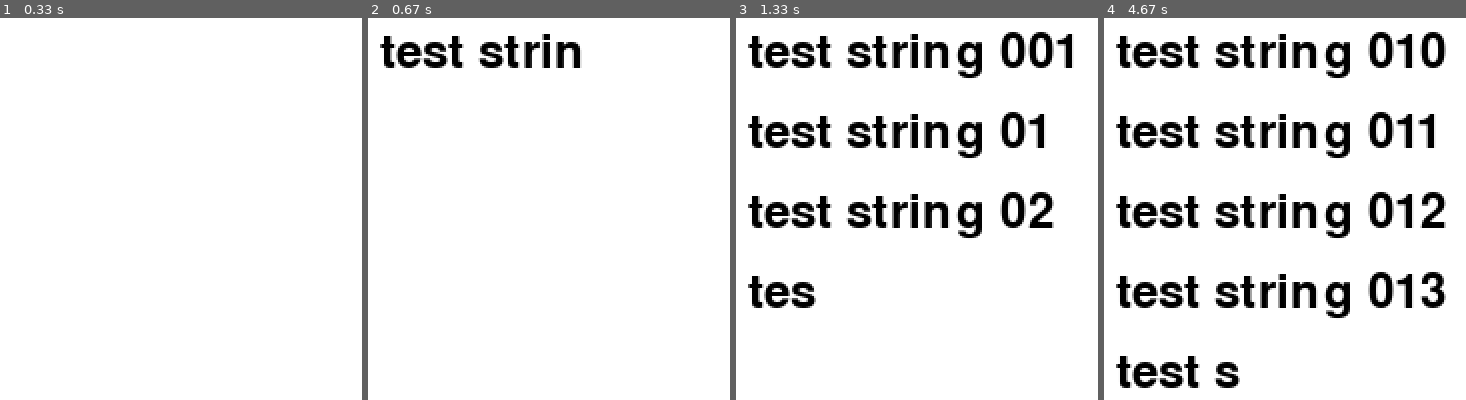
Above: before the commit, frames 1-4 (left to right).
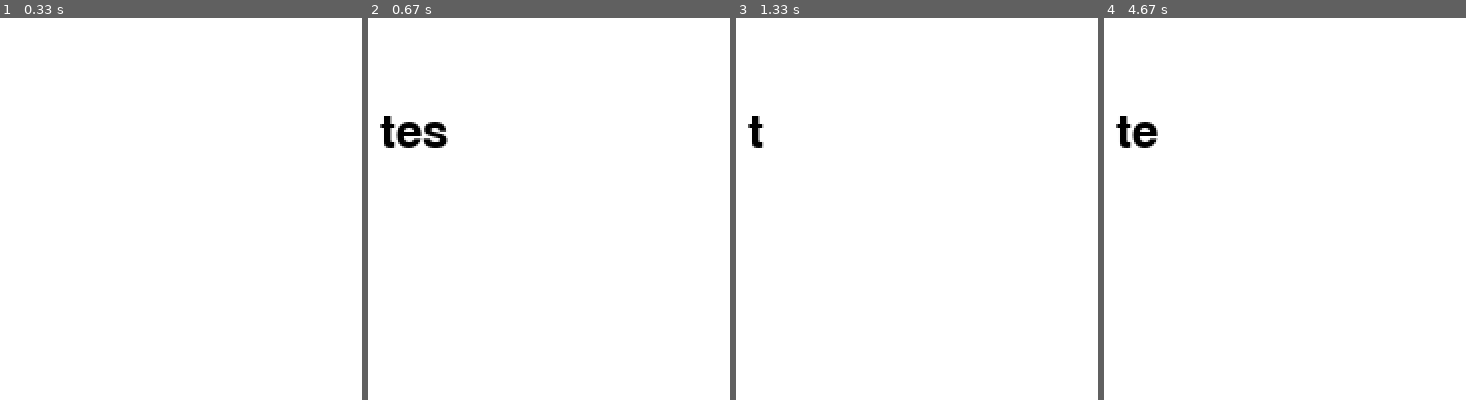
Above: after the commit, the same moments.

Repository: akeyi2018/py-game
Game: pygame game, started from Q_017/show_fix_text.py
The game is run twice, just before and just after one commit, with the same random seed, the same clock (stepped at 60 frames per second) and the same inputs.
Inputs:
- Up to frame 1 (0.33 s): no input
- Up to frame 2 (0.67 s): tap Space at 0.33 s
- Up to frame 3 (1.33 s): tap Space at 0.73, 1.03, 1.23 s
- Up to frame 4 (4.67 s): tap Space at 1.57, 1.87, 2.07, 2.37, 2.63, 2.97, 3.27, 3.4, 3.8, 4.1, 4.47 s

Frame 1 is identical in both runs. In frame 2, 3.4% of the frame differs, in the area x 3-60%, y 4-35%; in frame 3, 12%; in frame 4, 17%, in the area x 3-95%, y 3-97%.

Commit message:
add text animation

Diff:
--- a/Q_017/base_main.py
+++ b/Q_017/base_main.py
@@ -74,7 +74,8 @@
 
         # バトル画面の初期化
         if self.init_battle:
-            self.battle.battle_message = []
+            self.battle.battle_message = ""
+            self.battle.fix_message = []
             self.init_battle = False
 
             # バトル画面描画
@@ -94,13 +95,12 @@
             self.battle.draw_buttons()
 
         self.battle.status.draw_status(self.display_surface)
-        # self.battle_sprites.draw_battle()
-        # print(dt)
+
         self.battle.text_sprites.update(dt)
         if self.battle.text_sprites.animation_complete:
             self.battle.text_sprites.finalize_animation()
-
-        self.battle.text_sprites.draw(self.display_surface, self.battle.battle_message)
+        # 戦闘メッセージの描画
+        self.battle.text_sprites.draw()
 
 
     def show_game_over(self):
@@ -113,7 +113,6 @@
     def reset_game_state(self):
         # 全てのスプライトを再生成
         self.all_sprites = AllSprites()
-        # self.battle_sprites = AllSprites()
 
         # プレイヤーとマップを再生成
         self.player, self.current_map = Map(self.all_sprites).create()
--- a/Q_017/battle.py
+++ b/Q_017/battle.py
@@ -112,14 +112,13 @@
         # self.text_sprites = TextSprite('', self.font, (255,255,255),  (0,0,255), 250, 430, self.battle_sprites)
         self.text_sprites = TextAnimation(self.font,
                                           (255,255,255),  (0,0,255),
-                                          250, 430, self.animation_sprites)
+                                          250, 430, self.display_surface)
 
         # Battle state
         self.battle_active = True  # 戦闘がアクティブかどうかを管理するフラグ
 
-        self.message_index = 0  # 現在表示している文字のインデックス
-        self.last_update_time = pg.time.get_ticks()  # 最後に文字を更新した時間
-        self.message_speed = 50  # メッセージの表示速度（ミリ秒単位）
+        self.fix_message = []
+        self.new_battle_message = ""
 
 
     def reset(self):
@@ -152,24 +151,23 @@
         mes = f'{self.status.view_status['name']}は攻撃しました。' + \
             f'{self.enemy.name}は{damege}のダメージを受けました。'
 
-        self.general_message([mes])
+        # self.general_message([mes])
 
         if self.enemy.mob_info['HP'] <= 0:
             mes_02 = f'{self.enemy.name}を倒しました。'
-            self.general_message([mes_02])
+            self.general_message([mes, mes_02])
             self.battle_active = False  # 戦闘終了フラグを設定
         # 反撃(一回でPlayerが倒される)
         else:
             p_damege = 10
             self.status.view_status['HP'] -= p_damege
-            mes = f'{self.enemy.name}の攻撃、' + \
+            mes_02 = f'{self.enemy.name}の攻撃、' + \
             f'{self.status.view_status['name']}は{p_damege}のダメージを受けました。'
-            self.general_message([mes])
+            self.general_message([mes, mes_02])
             if self.status.view_status['HP'] <=0:
                 mes_02 = f'{self.status.view_status['name']}は倒れました。'
-                self.general_message([mes_02])
+                self.general_message([mes, mes_02])
                 self.battle_active = False  # 戦闘終了フラグを設定
-
 
     def get_battle_result(self):
         if self.enemy.mob_info['HP'] <= 0:
@@ -203,8 +201,8 @@
         self.enemy = player.collided_enemy
         self.mob_pos =  ((WIDTH - 128) /2,HEIGHT /8)
         self.mob_surface = self.enemy.battle_surface.copy()
-        # メッセージ
-        self.battle_message.append(f'{self.enemy.name}が現れました!')
+
+        self.new_battle_message = f'{self.enemy.name}が現れました!'
         self.render_scene(screen)
 
     def render_scene(self, screen):
@@ -218,7 +216,7 @@
         self.layout.draw_background_text_area()
 
         # バトルメッセージ
-        self.draw_text(screen)
+        self.text_sprites.start_animation(self.new_battle_message)
 
         self.layout.draw_menu_backgroud()
 
@@ -229,29 +227,8 @@
         self.render_scene(screen)
 
     def general_message(self, message_list):
-
-        for m in message_list:
-            self.battle_message.append(m)
-            if len(self.battle_message) > MAX_MESSAGE:
-                del self.battle_message[0]
-
-    def set_message(self):
-        if len(self.battle_message) > MAX_MESSAGE:
-            del self.battle_message[0]
-
-        view_message = ['  ' + item for item in self.battle_message]
-        return '\n'.join(view_message)
-
-    # def set_message(self):
-    #     if len(self.battle_message) > MAX_MESSAGE:
-    #         del self.battle_message[0]
-
-    #     return self.battle_message
-
-
-    def draw_text(self, screen):
-        # self.text_sprites.display_text_animation(screen, self.set_message())
-        self.text_sprites.start_animation(self.set_message())
+        view_message = ['  ' + item for item in message_list]
+        self.new_battle_message = '\n'.join(view_message)
 
     def handle_mouse_event(self, event):
         # 戦闘中のみボタンの押下処理を有効化
--- a/Q_017/show_fix_text.py
+++ b/Q_017/show_fix_text.py
@@ -37,7 +37,7 @@
 
         if self.is_updating:  # アニメーション中であれば、テキストを更新
             self.animation_timer += delta_time
-            if self.animation_timer >= 30:  # 30msごとに1文字追加
+            if self.animation_timer >= 100:  # 30msごとに1文字追加
                 if len(self.current_text) < len(self.full_text):
                     self.current_text += self.full_text[len(self.current_text)]  # 次の1文字を追加
                 else:
@@ -49,26 +49,20 @@
     def draw(self, fixed_texts):
         """現在の状態を描画"""
         # self.fixed_texts = fixed_texts
-        v = fixed_texts[:-1]
-        # すでに表示された固定テキストを描画
-        for i, text in enumerate(v):
-            text_surface = self.font.render(text, True, self.color)
-            self.screen.blit(text_surface, (self.x, self.y + i * 40))
+        # v = fixed_texts[:-1]
+        # # すでに表示された固定テキストを描画
+        # for i, text in enumerate(v):
+        #     text_surface = self.font.render(text, True, self.color)
+        #     self.screen.blit(text_surface, (self.x, self.y + i * 40))
         # アニメーション中のテキストを描画（アニメーション中だけ）
         if not self.animation_complete:
             # print('NNNNN')
             text_surface = self.font.render(self.current_text, True, self.color)
-            if len(fixed_texts) > 0:
-                pos = len(fixed_texts) -1
-            else:
-                pos = 0
-            self.screen.blit(text_surface, (self.x, self.y + pos * 40))
-
-    # def draw_fix(self, fixed_texts):
-    #     # print(f"test string {fix_list}")
-    #     for i, text in enumerate(fixed_texts):
-    #         text_surface = self.font.render(text, True, self.color)
-    #         self.screen.blit(text_surface, (self.x, (self.y + i +1) * 40))
+            # if len(fixed_texts) > 0:
+            #     pos = len(fixed_texts) -1
+            # else:
+            #     pos = 0
+            self.screen.blit(text_surface, (self.x, self.y + 40))
 
     def finalize_animation(self):
         """アニメーション終了後、テキストを固定リストに追加"""
@@ -120,10 +114,15 @@
             if count == 0:
                 new_string = init_list[0]
             else:
-                new_string = f"test string 0{count}"
+                new_string = f"test string 0{count} test 009"
+            count += 1
+
+            # view_string = new_string.split('\n')
+
+            # for s in view_string:
             # print(f"New string to animate: {new_string}")  # ログの表示
             text_animation.start_animation(new_string)  # 新しい文字列でアニメーション開始
-            count += 1
+
             fix_list.append(new_string)
             if len(fix_list) > 5:
                 del fix_list[0]
--- a/Q_017/utils.py
+++ b/Q_017/utils.py
@@ -57,37 +57,34 @@
         self.screen = screen
         self.screen.blit(self.surface, self.rect.topleft)
 
-
 class TextAnimation(pg.sprite.Sprite):
-    def __init__(self, font, fore_color, bg_color, x, y, all_sprites):
+    def __init__(self, font, fore_color, bg_color, x, y, screen):
         super().__init__()
         self.font = font
         self.color = fore_color
         self.bg_color = bg_color
         self.x = x
         self.y = y
-        # self.screen = screen
-        self.current_text = ''  # 現在表示されている文字列（1文字ずつ表示）
-        self.full_text = ''  # 完全なテキスト（最初は全て表示されない）
-        self.image = self.font.render(self.current_text, True, self.color)
-        self.surface = self.image
-        self.rect = self.image.get_rect(topleft=(x, y))
-        self.all_sprites = all_sprites
-        self.all_sprites.add(self)
-        self.animation_timer = 0  # アニメーションの経過時間
+        self.screen = screen
+
+        # アニメーション用の変数
+        self.current_text = ''  # 現在表示されている文字列
+        self.full_text = ''  # アニメーションで表示するテキスト
+        self.animation_timer = 0  # アニメーション用のタイマー
+        self.fixed_texts = []  # 表示済みの固定テキスト
         self.animation_complete = False  # アニメーション完了フラグ
         self.is_updating = False  # アニメーションが進行中かどうかを示すフラグ
         self.ready_to_finalize = False  # finalize_animationを呼び出す準備ができたかのフラグ
+        self.pending_addition = None  # 次に追加する文字列
 
-    # def update(self, delta_time):
-    #     """ 1文字ずつアニメーションで表示する """
-    #     self.animation_timer += delta_time
-    #     if self.animation_timer >= 30:  # 30msごとに1文字追加
-    #         if len(self.current_text) < len(self.full_text):
-    #             self.current_text += self.full_text[len(self.current_text)]  # 1文字追加
-    #             self.image = self.font.render(self.current_text, True, self.color)
-    #             self.surface = self.image
-    #         self.animation_timer = 0  # タイマーをリセット
+    def start_animation(self, string):
+        """アニメーションを開始"""
+        # print(f"Starting animation with text: {string}")  # デバッグ用メッセージ
+        self.current_text = ''  # アニメーションの現在テキストを初期化
+        self.full_text = string  # アニメーション対象のフルテキスト
+        self.animation_complete = False  # アニメーション完了フラグをリセット
+        self.is_updating = True  # アニメーションが進行中とする
+        self.ready_to_finalize = False  # finalize_animationの準備ができていない
 
     def update(self, delta_time):
         """アニメーション処理"""
@@ -105,42 +102,25 @@
                     self.ready_to_finalize = True  # finalize_animationを呼べる状態に
                 self.animation_timer = 0  # タイマーをリセット
 
-    # def display_text_animation(self, screen, message):
-    #     """ メッセージを引数として受け取り、1文字ずつ表示するアニメーション """
-    #     print(message)
-    #     self.full_text = message  # 引数で受け取ったメッセージを設定
-    #     self.current_text = ''  # 現在の表示テキストをリセット
-    #     self.image = self.font.render(self.current_text, True, self.color)  # 変更後のテキストを空文字で初期化
-    #     self.surface = self.image
-    #     self.animation_timer = 0  # アニメーションをリセット
-
-    #     # screen.fill((0, 0, 0))  # 背景を毎フレーム白に塗りつぶし
-    #     screen.blit(self.surface, self.rect.topleft)
-    #     pg.display.update()
-
-    def draw(self, screen, fixed_texts):
+    def draw(self):
         """現在の状態を描画"""
-        # self.fixed_texts = fixed_texts
-        v = fixed_texts[:-1]
-        # すでに表示された固定テキストを描画
-        for i, text in enumerate(v):
-            text_surface = self.font.render(text, True, self.color)
-            screen.blit(text_surface, (self.x, self.y + i * 40))
         # アニメーション中のテキストを描画（アニメーション中だけ）
         if not self.animation_complete:
-            # print('NNNNN')
             text_surface = self.font.render(self.current_text, True, self.color)
-            if len(fixed_texts) > 0:
-                pos = len(fixed_texts) -1
-            else:
-                pos = 0
-            screen.blit(text_surface, (self.x, self.y + pos * 40))
+            self.screen.blit(text_surface, (self.x, self.y))
+
+    def finalize_animation(self):
+        """アニメーション終了後、テキストを固定リストに追加"""
+        if self.ready_to_finalize:  # finalize準備ができていれば実行
+            self.animation_complete = False  # 次のアニメーション用にリセット
+            self.ready_to_finalize = False  # finalize準備をリセット
+        return None
 
     def start_animation(self, string):
         """アニメーションを開始"""
-        # print(f"Starting animation with text: {string}")  # デバッグ用メッセージ
         self.current_text = ''  # アニメーションの現在テキストを初期化
         self.full_text = string  # アニメーション対象のフルテキスト
+        # print(self.full_text)
         self.animation_complete = False  # アニメーション完了フラグをリセット
         self.is_updating = True  # アニメーションが進行中とする
         self.ready_to_finalize = False  # finalize_animationの準備ができていない
@@ -148,7 +128,6 @@
     def finalize_animation(self):
         """アニメーション終了後、テキストを固定リストに追加"""
         if self.ready_to_finalize:  # finalize準備ができていれば実行
-            print(f"Finalizing animation with text: {self.full_text}")  # アニメーション終了時に表示する文字列
             self.animation_complete = False  # 次のアニメーション用にリセット
             self.ready_to_finalize = False  # finalize準備をリセット
             # return self.full_text  # 完了した文字列を返す
